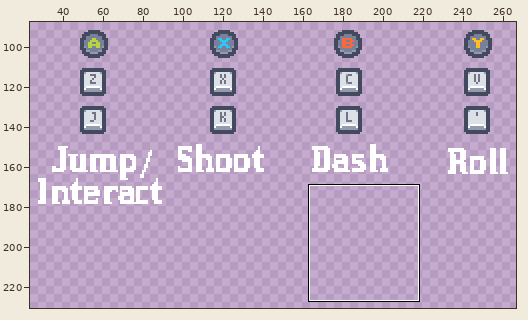
Edited in one commit: pixel-art file (UI/inputmap.aseprite). Above, an overview of the earlier version with the close-up marked.
Close-up. Old version:
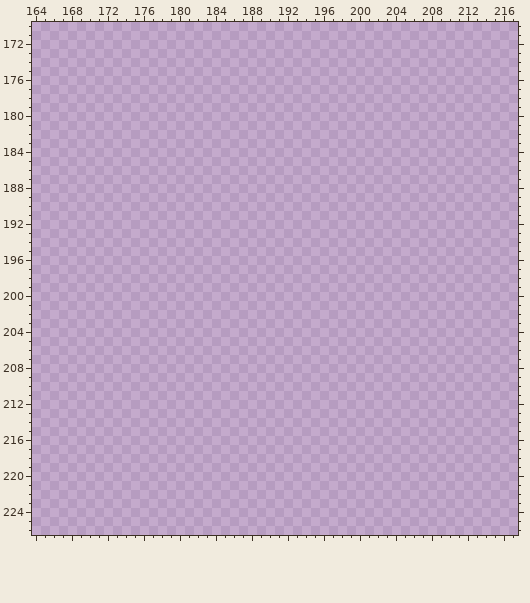
320x240 pixels, 1 frame. Shown: x 164..217, y 170..226. The wide view leaves out empty margins. The commit also changed other parts of the picture, which this record leaves out.
The result:
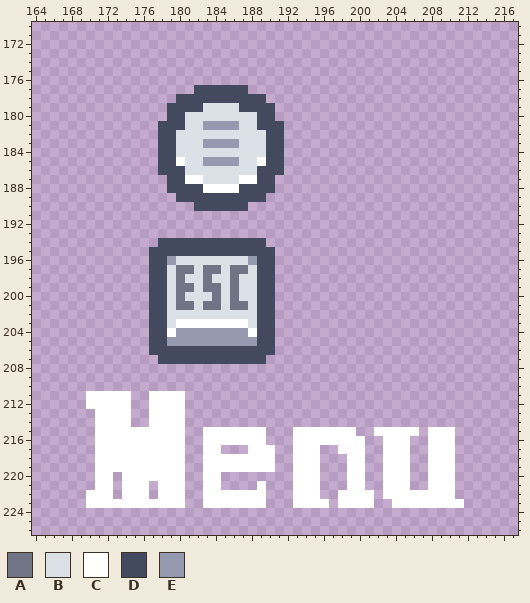
Palette (. is transparent): A #707485  B #dce1e7  C #ffffff  D #434a5f  E #959ab1
The edit:
layer "Map" added
Layer "Map":
y 177: x 182..187 ...... -> DDDDDD
y 178: x 180..189 .......... -> DDDDDDDDDD
y 179: x 179..190 ............ -> DDDDBBBBDDDD
y 180: x 179..190 ............ -> DDBBBBBBBBDD
y 181: x 178..191 .............. -> DDDBBEEEEBBDDD
y 182: x 178..191 .............. -> DDBBBBBBBBBBDD
y 183: x 178..191 .............. -> DDBBBEEEEBBBDD
y 184: x 178..191 .............. -> DDBBBBBBBBBBDD
y 185: x 178..191 .............. -> DDCBBEEEEBBCDD
y 186: x 178..191 .............. -> DDDBBBBBBBBDDD
y 187: x 179..190 ............ -> DDCCBBBBCCDD
y 188: x 179..190 ............ -> DDDDCCCCDDDD
y 189: x 180..189 .......... -> DDDDDDDDDD
y 190: x 182..187 ...... -> DDDDDD
y 194: x 178..189 ............ -> DDDDDDDDDDDD
y 195: x 177..190 .............. -> DDDDDDDDDDDDDD
y 196: x 177..190 .............. -> DDEBBBBBBBBEDD
y 197: x 177..190 .............. -> DDBAABAABAABDD
y 198: x 177..190 .............. -> DDBABBABBABBDD
y 199: x 177..190 .............. -> DDBAABAABABBDD
y 200: x 177..190 .............. -> DDBABBBABABBDD
y 201: x 177..190 .............. -> DDBAABAABAABDD
y 202: x 177..190 .............. -> DDBBBBBBBBBBDD
y 203: x 177..190 .............. -> DDBCCCCCCCCBDD
y 204: x 177..190 .............. -> DDCEEEEEEEECDD
y 205: x 177..190 .............. -> DDEEEEEEEEEEDD
y 206: x 177..190 .............. -> DDDDDDDDDDDDDD
y 207: x 178..189 ............ -> DDDDDDDDDDDD
y 211..212: x 170..174 ..... -> CCCCC; x 177..180 .... -> CCCC
y 213..214: x 171..174 .... -> CCCC; x 177..180 .... -> CCCC
y 215: x 171..180 .......... -> CCCCCCCCCC; x 183..189 ....... -> CCCCCCC; x 193..199 ....... -> CCCCCCC; x 202..206 ..... -> CCCCC; x 208..210 ... -> CCC
y 216: x 171..180 .......... -> CCCCCCCCCC; x 183..189 ....... -> CCCCCCC; x 193..200 ........ -> CCCCCCCC; x 203..205 ... -> CCC; x 208..210 ... -> CCC
y 217: x 171..180 .......... -> CCCCCCCCCC; x 183..184 .. -> CC; x 188..190 ... -> CCC; x 193..195 ... -> CCC; x 198..200 ... -> CCC; x 203..205 ... -> CCC; x 208..210 ... -> CCC
y 218..219: x 171..180 .......... -> CCCCCCCCCC; x 183..190 ........ -> CCCCCCCC; x 193..195 ... -> CCC; x 199..200 .. -> CC; x 203..205 ... -> CCC; x 208..210 ... -> CCC
y 220: x 171..172 .. -> CC; x 174..180 ....... -> CCCCCCC; x 183..184 .. -> CC; x 193..195 ... -> CCC; x 199..200 .. -> CC; x 203..205 ... -> CCC; x 208..210 ... -> CCC
y 221: x 171..172 .. -> CC; x 174..176 ... -> CCC; x 178..180 ... -> CCC; x 183..184 .. -> CC; x 189 . -> C; x 193..195 ... -> CCC; x 199..200 .. -> CC; x 203..205 ... -> CCC; x 208..210 ... -> CCC
y 222: x 170..172 ... -> CCC; x 174..176 ... -> CCC; x 178..180 ... -> CCC; x 183..189 ....... -> CCCCCCC; x 193..195 ... -> CCC; x 198..201 .... -> CCCC; x 203..210 ........ -> CCCCCCCC
y 223: x 170..180 ........... -> CCCCCCCCCCC; x 183..189 ....... -> CCCCCCC; x 193..196 .... -> CCCC; x 198..201 .... -> CCCC; x 204..211 ........ -> CCCCCCCC
Changed places in both close-ups, as pixel boxes (x1, y1, x2, y2):
added: (158, 85, 284, 211)
added: (86, 238, 464, 508)
